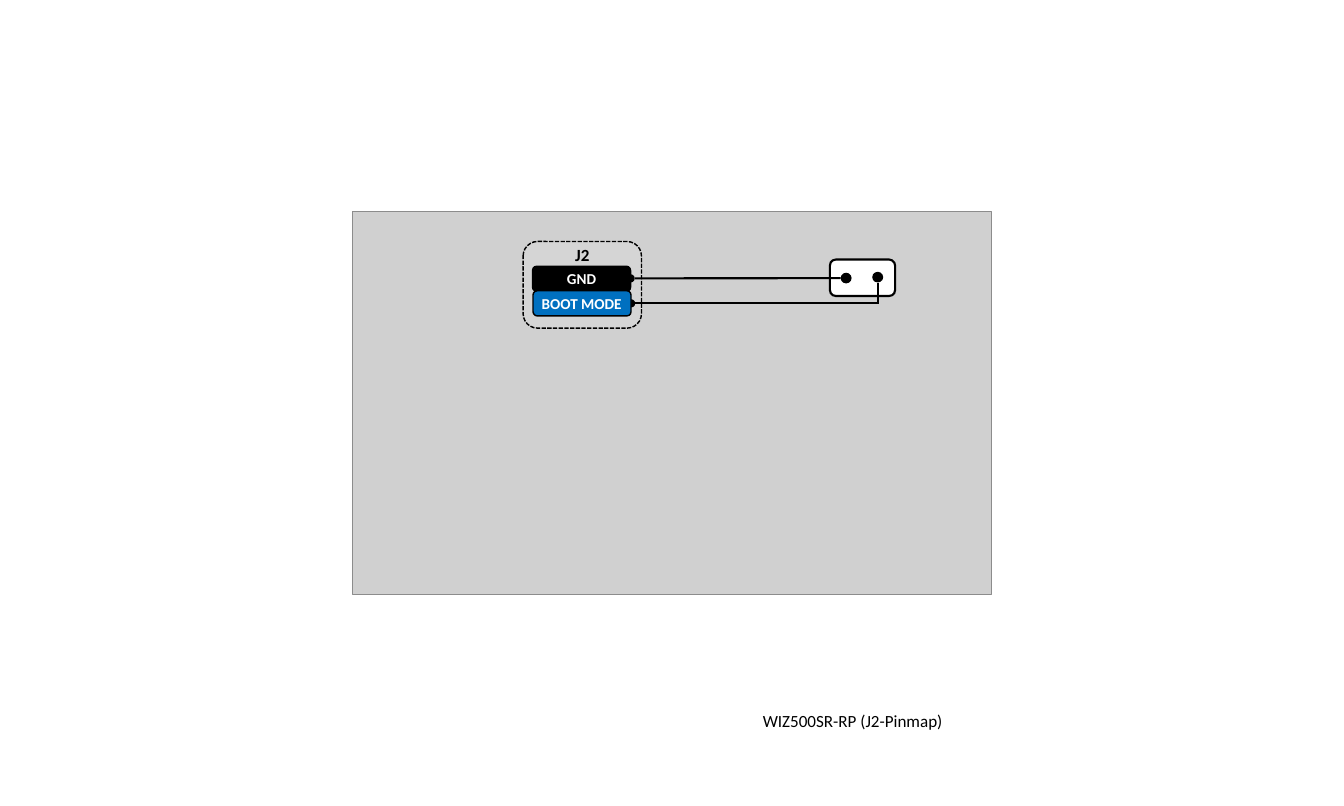
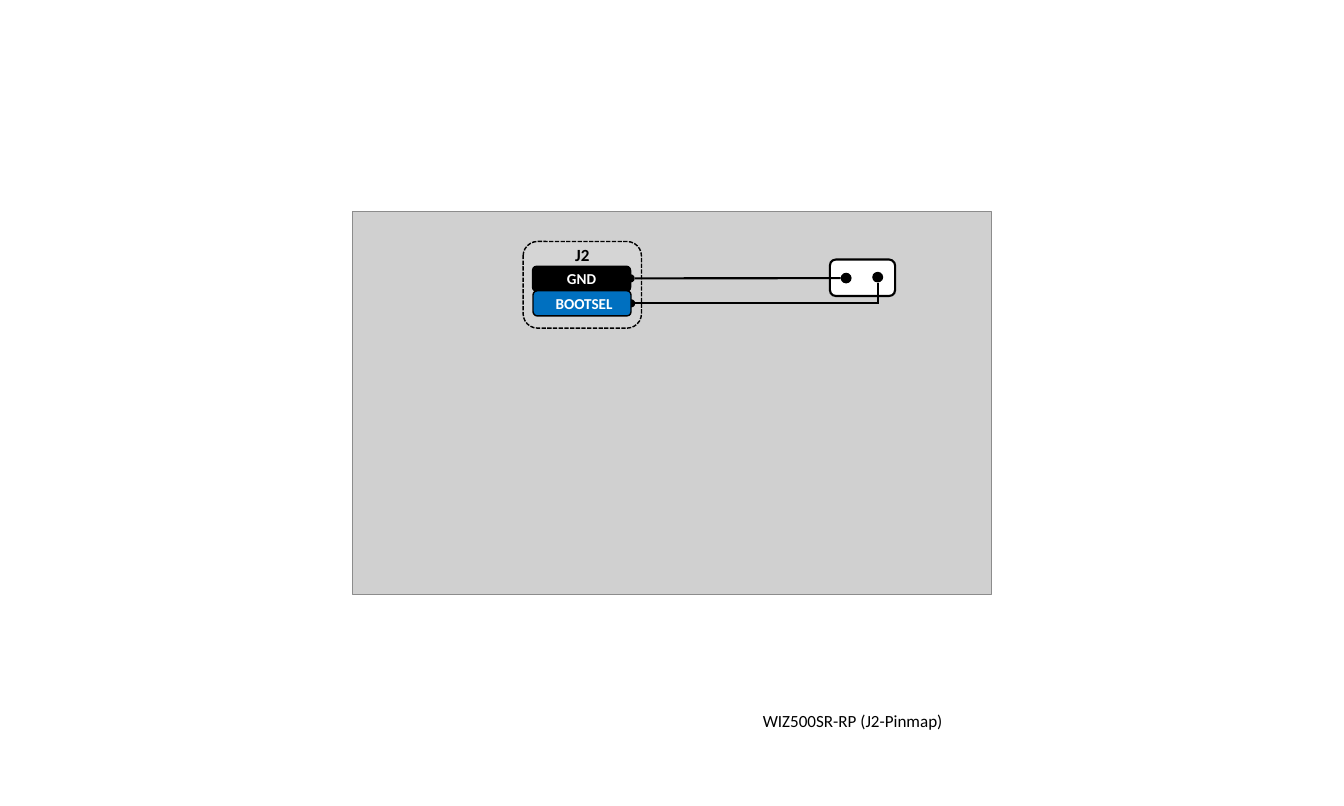
Before and after one commit to Wiznet/document_framework, a slide deck: slide 7 of static/img/products/s2e_module/WIZ500SR-RP/HW/Document/WIZ500SR-RP Photo.pptx. Drawn at 1344x806 pixels with LibreOffice and Linux fonts; fonts in the diff are those of the drawing; grey boxes stand for pictures; background and template pictures are left out. Boxes give left, top, right and bottom in pixels: in the first picture for what was removed or moved away, otherwise in the second. Text is boxed around its words. In the diff, an @@ line names an element or a change of style, - is before the commit and + after.

```diff
--- a/static/img/products/s2e_module/WIZ500SR-RP/HW/Document/WIZ500SR-RP Photo.pptx
+++ b/static/img/products/s2e_module/WIZ500SR-RP/HW/Document/WIZ500SR-RP Photo.pptx
@@ text at (556, 299, 613, 309): text changed @@
-BOOT MODE
+BOOTSEL
```
Also in this commit, not shown: 1 other slide changed, 6 other files.
